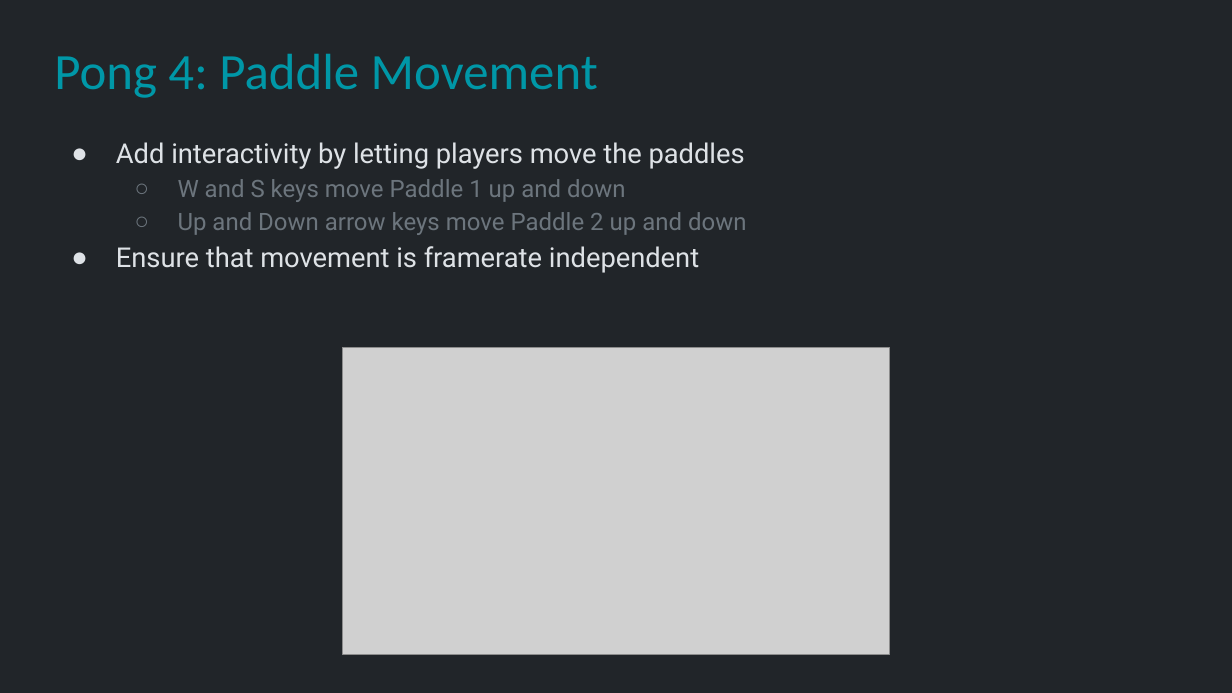
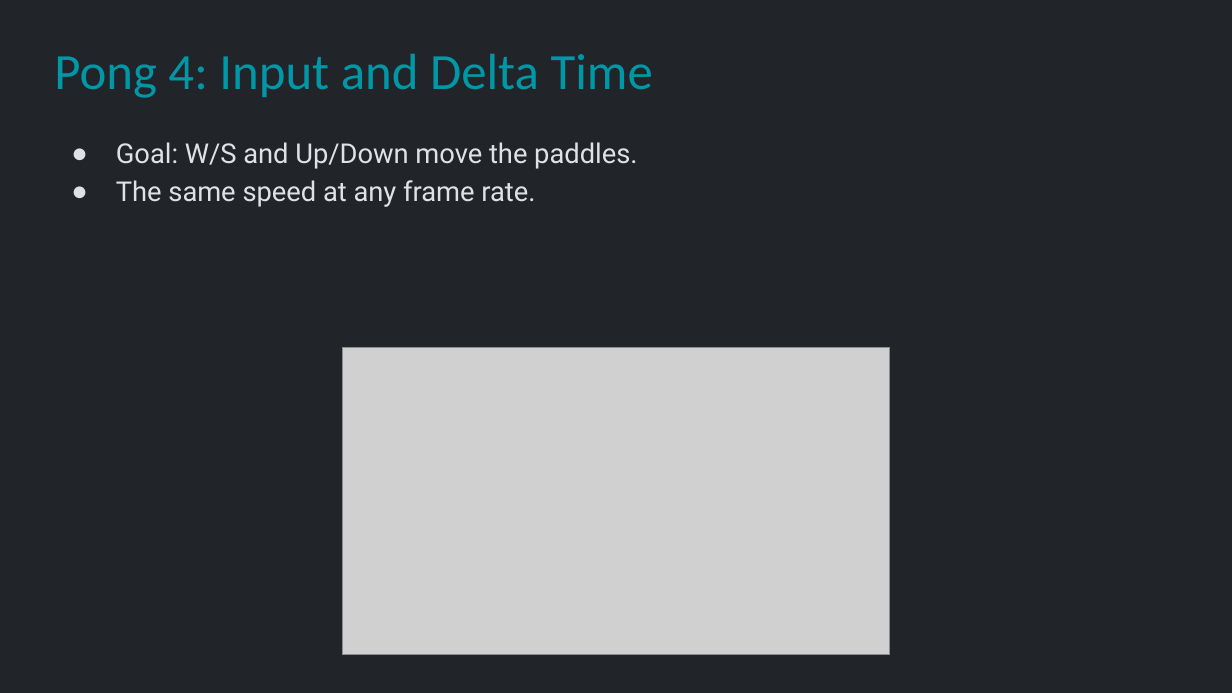
Before and after one commit to Metamate/gar, a slide deck: slide 32 of slides/01 Pong.pptx. Drawn at 1232x693 pixels with LibreOffice and Linux fonts; fonts in the diff are those of the drawing; grey boxes stand for pictures. Boxes give left, top, right and bottom in pixels: in the first picture for what was removed or moved away, otherwise in the second. Text is boxed around its words. In the diff, an @@ line names an element or a change of style, - is before the commit and + after.

```diff
--- a/slides/01 Pong.pptx
+++ b/slides/01 Pong.pptx
@@ title at (54, 54, 653, 98): text changed @@
-Pong 4: Paddle Movement
+Pong 4: Input and Delta Time
@@ text at (116, 142, 637, 207): text changed @@
-● Add interactivity by letting players move the paddles
-  ○ W and S keys move Paddle 1 up and down
-  ○ Up and Down arrow keys move Paddle 2 up and down
-● Ensure that movement is framerate independent
+● Goal: W/S and Up/Down move the paddles.
+● The same speed at any frame rate.
```
Also in this commit, not shown: 11 other slides changed, 3 other files.
